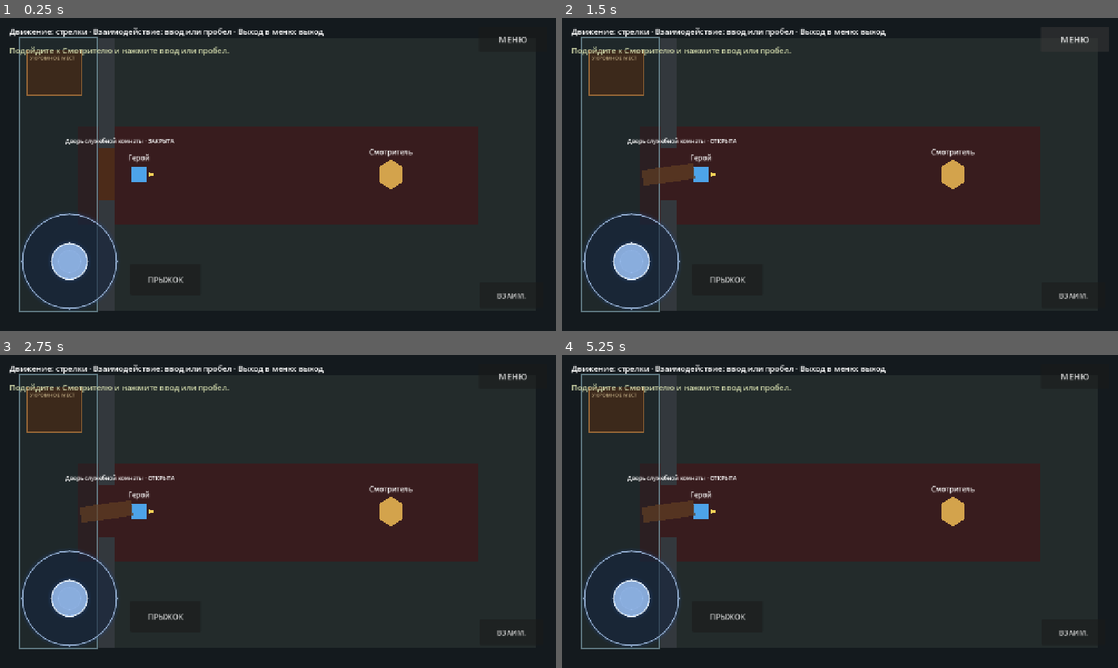
Above: before the commit, frames 1-4 (two rows, left to right).
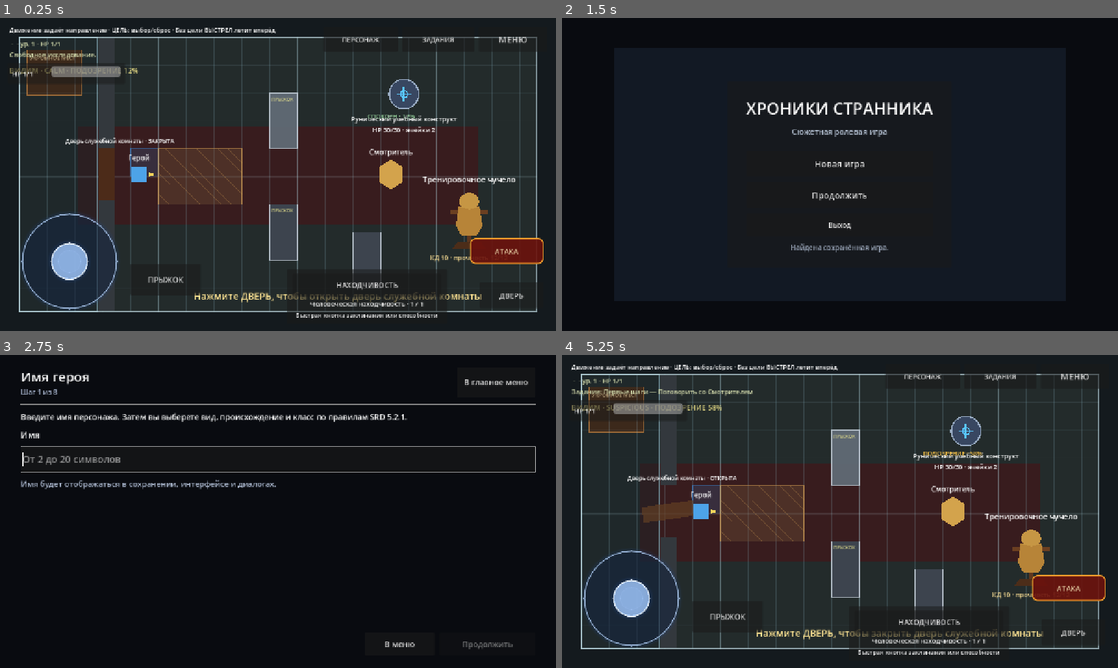
Above: after the commit, the same moments.

Repository: eretenkodaniil16-rgb/rpg-project
Game: Godot game, scene res://scenes/game/game.tscn
Two runs of this game, one before a commit and one after it. Both use one fixed random seed, a clock stepped at 60 frames per second and the inputs below. This scene is started directly instead of the project's main scene.
Inputs (mouse positions are in pixels of both pictures, inside the frame that each line leads up to):
- Up to frame 1 (0.25 s): no input
- Up to frame 2 (1.5 s): click "ВЗАИМ." (after the commit: "ДВЕРЬ") at 0.5 s; click "МЕНЮ" at 1.25 s
- Up to frame 3 (2.75 s): click (278, 502) at 2 s, where only the run after the commit has a clickable "Новая игра"
- Up to frame 4 (5.25 s): click (1056, 383) at 2.75 s, where only the run after the commit has a clickable "В главное меню"; click (840, 502) at 3.5 s, where only the run after the commit has a clickable "Новая игра"; click (962, 642) at 4.25 s, where only the run after the commit has a clickable "В меню"; click (840, 533) at 5 s, where only the run after the commit has a clickable "Продолжить"

The runs differ from the first frame. In frame 1, 13% of the frame differs, in the area x 1-98%, y 2-96%; in frame 2, 43%; in frame 3, 73%, in the area x 1-97%, y 2-94%; in frame 4, 13%.
Error before the commit: Parse Error: Could not resolve super class inheritance from "res://scripts/game/game_pursuit_escape_runtime.gd". (res://scripts/game/game_exploration_stealth_r…

Commit message:
fix: restore pursuit runtime layer

Diff:
--- a/scripts/game/game_pursuit_escape_runtime.gd
+++ b/scripts/game/game_pursuit_escape_runtime.gd
@@ -1 +1,29 @@
-extends "res://scripts/game/game_exploration_stealth_runtime.gd"
+extends "res://scripts/game/game_hidden_escape_runtime.gd"
+
+
+func _active_observers() -> Array[Node]:
+	var result: Array[Node] = []
+	if _turn_system == null:
+		return result
+	for entry: Dictionary in _turn_system.entries:
+		if bool(entry.get("is_player", false)):
+			continue
+		var actor: Node = entry.get("node") as Node
+		if not is_instance_valid(actor) or not (actor is Node2D):
+			continue
+		if actor.has_method("can_take_combat_turn") and not bool(actor.call("can_take_combat_turn")):
+			continue
+		result.append(actor)
+	return result
+
+
+func _on_hide_requested() -> void:
+	await super._on_hide_requested()
+	if not _player_combat_state.hidden:
+		return
+	for observer: Node in _active_observers():
+		_set_observer_state(observer, DETECTION_PURSUING, _last_seen_player_position)
+
+
+func force_active_escape_encounter_for_testing(encounter_id: String) -> void:
+	_active_combat_encounter_id = encounter_id
